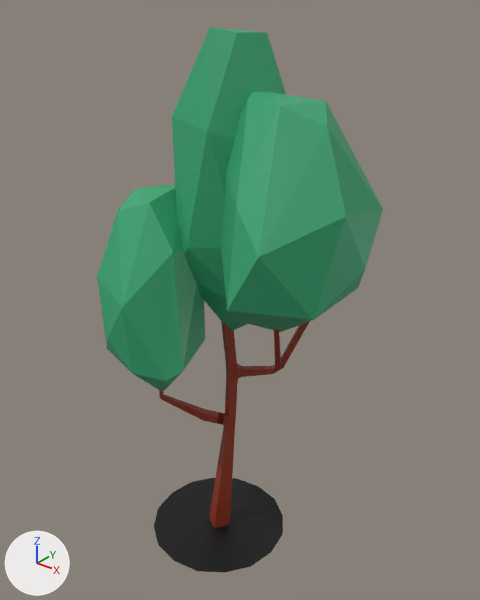
Two versions of the FBX model Projekt Unity/TowerDefense/Assets/Modele/EpokaKamienia/FBX/Otoczenie/Drzewo6.fbx, one commit apart.
The view is the same before and after, from a 50 mm camera at (8.39, -9.63, 12.4) aimed at (0.53, 0.2, 6.3). The axes (+X, +Y, +Z) are drawn at lower left. The lights are the same throughout. Vertices at the same position are counted once.
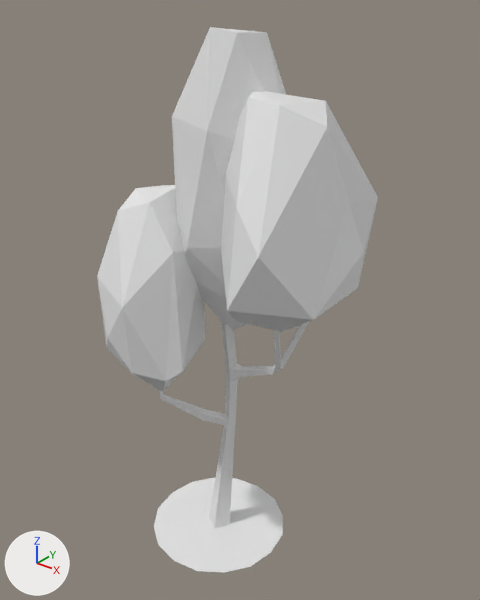
The newer file is also rescaled (x0.5), turned or shifted as a whole; pictures and numbers use the older file's frame.

The change, as a list of edits to the scene's bpy script:
```text
Change me_plane_015:
    used by ob_plane_014; location = (0.0, 0.0, 0.0)
    remove me_plane_015.from_pydata(...)  # 506 vertices, 553 faces; spans x -2.11..3.31, y -2.23..1.74, z -0.17..11.64
    add me_plane_015.from_pydata(...)  # 180 vertices, 225 faces; spans x -2.11..3.06, y -2.23..2.04, z -0.17..11.64
    me_plane_015 part 1: 8 vertices moved from x 0.51..3.31, y -0.41..1.74, z 7.0..9.63 to x 0.72..3.06, y 0.08..2.04, z 6.42..9.59; 326 vertices removed from x -0.82..1.84, y -1.05..1.06, z 0.39..7.6
    me_plane_015 part 2: 4 faces spanning x -1.64..1.64, y -1.64..1.64, z 0.0 switch from mat_cien (black #000000) to no material
    me_plane_015 part 3: 50 faces spanning x -0.82..1.82, y -1.06..0.72, z -0.17..6.44 switch from mat_trzon1 (brown #8f331c) to no material
    me_plane_015 part 4: 126 faces spanning x -2.11..3.06, y -2.23..2.04, z 4.12..11.64 switch from mat_trawa1 (green #37a873) to no material
```

Location of each change, [x1, y1, x2, y2] in pixels of the pictures (480 x 600 px):
'Plane.014', reshaped
    before: [97, 27, 383, 573]
    after: [97, 27, 378, 573]
part 1 of me_plane_015, cut back
    before: [159, 321, 310, 528]
part 2 of me_plane_015, recoloured (black to white)
    both: [154, 478, 283, 573]
part 3 of me_plane_015, recoloured
    both: [159, 330, 283, 431]
part 4 of me_plane_015, recoloured (green to grey)
    both: [97, 27, 356, 392]
